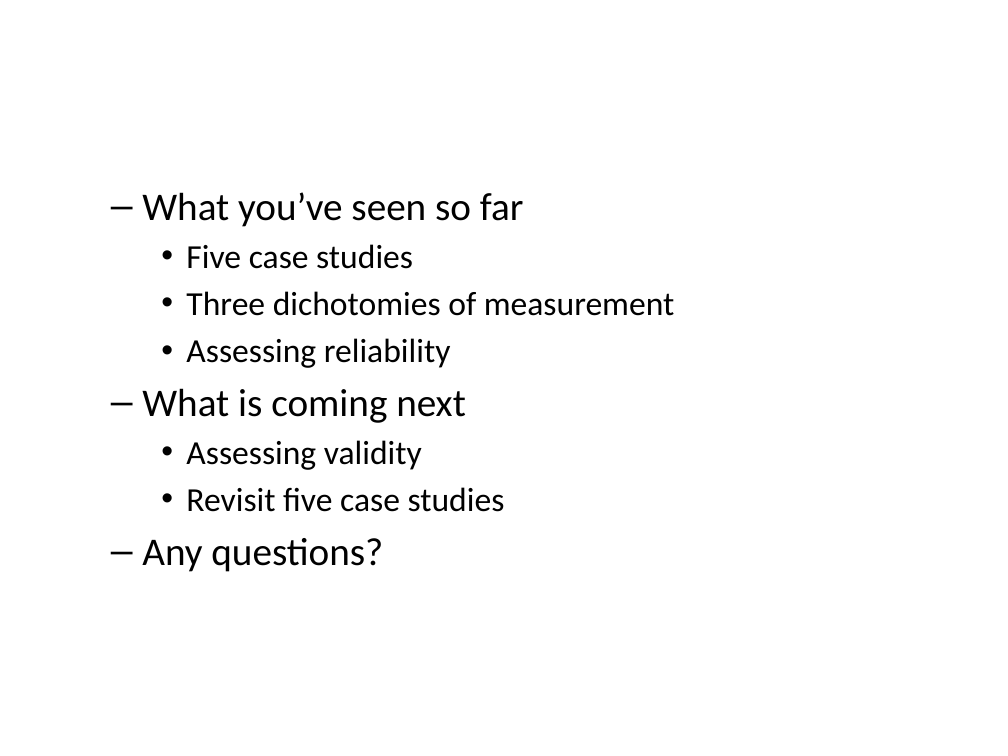
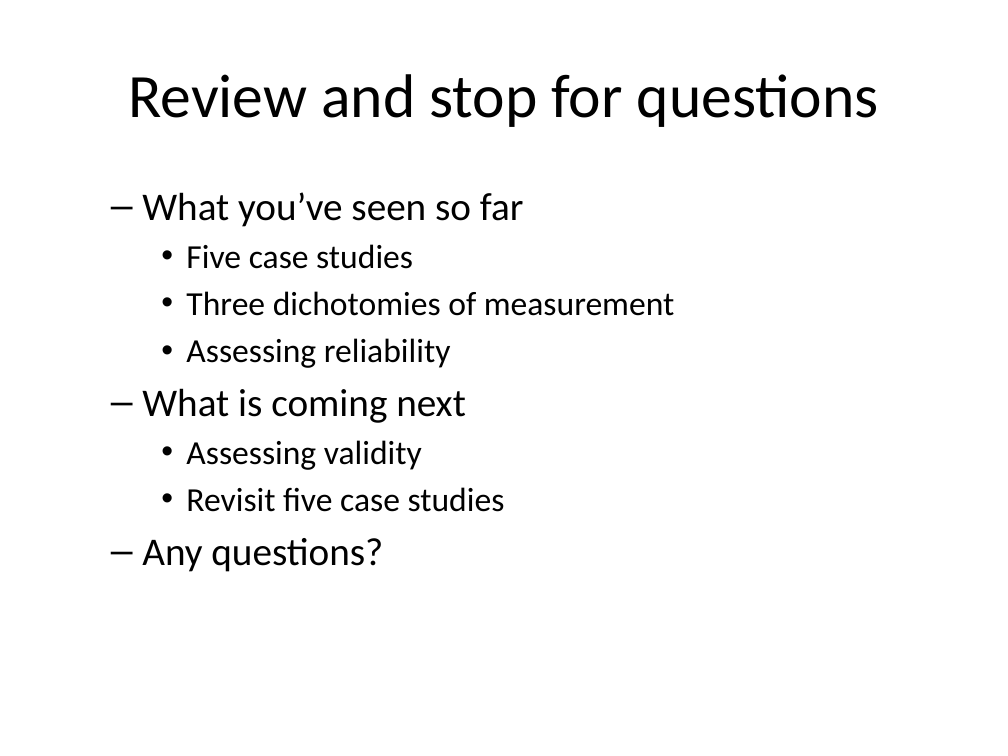
Before and after one commit to pmean/reliability-and-validity, a slide deck: slide 34 of src/rav.pptx (slide 35 before the commit). Drawn at 1008x756 pixels with LibreOffice and Linux fonts; fonts in the diff are those of the drawing. Boxes give left, top, right and bottom in pixels: in the first picture for what was removed or moved away, otherwise in the second. Text is boxed around its words. In the diff, an @@ line names an element or a change of style, - is before the commit and + after.

```diff
--- a/src/rav.pptx
+++ b/src/rav.pptx
@@ title added at bbox=[128, 74, 879, 127], 44 pt, text #000000 @@
+Review and stop for questions
```
Also in this commit, not shown: 5 other slides changed, 1 slide added, 3 slides removed, 1 other file.
